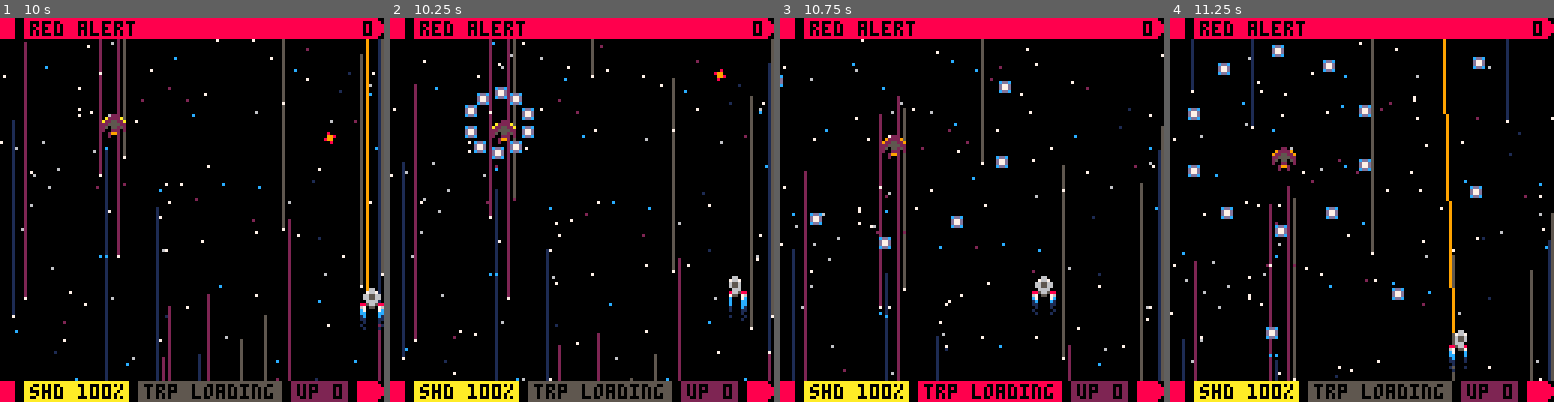
Above: before the commit, frames 1-4 (left to right).
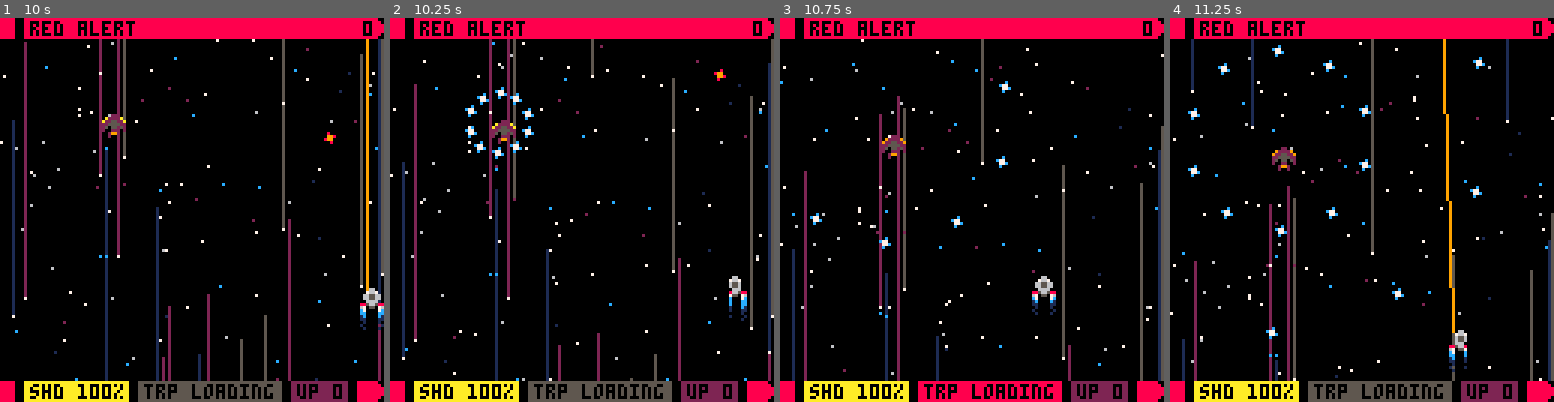
Above: after the commit, the same moments.

Repository: fab-industries/red-alert
Game: PICO-8 cartridge redalert.p8
Same seed, same stepped clock (60 frames per second), same inputs: the game is played once before the commit and once after it.
Inputs:
- Up to frame 1 (10 s): tap X (X key) at 0.33, 1.07, 1.85, 2.97, 4.08, 5.2, 6.32, 7.43, 8.55, 9.67 s; tap O (Z key) at 0.7, 1.7, 2.1, 2.5, 2.9, 3.3, 3.7, 4.1, 4.5, 4.9, 5.3, 5.7, 6.1, 6.5, 6.9, 7.3, 7.7, 8.1, 8.5, 8.9, 9.3, 9.7 s; hold Right 1.6-2.1 s; hold Up 2.15-2.42 s; hold Right 2.47-3.03 s; hold Left 3.08-3.58 s; hold Down 3.63-3.97 s; hold Right 4.02-4.68 s; hold Up 4.73-5.03 s; hold Left 5.08-5.68 s; hold Down 5.73-6.03 s; hold Right 6.08-6.58 s; hold Right 6.63-7.13 s; hold Up 7.18-7.45 s; hold Right 7.5-8.07 s; hold Left 8.12-8.62 s; hold Down 8.67-9 s; hold Right 9.05-9.72 s; hold Up from 9.77 s (still down)
- Up to frame 2 (10.25 s): release Up at 10.07 s; tap O (Z key) at 10.1 s; hold Left from 10.12 s (still down)
- Up to frame 3 (10.75 s): tap O (Z key) at 10.5 s; release Left at 10.72 s
- Up to frame 4 (11.25 s): hold Down 10.77-11.07 s; tap X (X key) at 10.78 s; tap O (Z key) at 10.9 s; hold Right from 11.12 s (still down)

Frame 1 is identical in both runs. In frame 2, 0.7% of the frame differs, in the area x 19-38%, y 17-37%; in frame 3, 0.4%; in frame 4, 1.0%, in the area x 4-83%, y 7-84%.

Commit message:
Generalised animation function for shots

Diff:
--- a/redalert.p8
+++ b/redalert.p8
@@ -7,7 +7,7 @@
 --[[
 
 todo (fix):
- 🅾️ spread shot animation
+ ❎ spread shot animation
  🅾️ emy movement overlap
  🅾️ enemy invuln fx
  🅾️ hit fx for all enemies
@@ -204,6 +204,7 @@
 	  newtorp.sx=0
 	  newtorp.sy=-3
 	  newtorp.flash=4
+	  newtorp.ani={4,5,6}
 	  newtorp.spr=4
 	  newtorp.colw=4
 	  newtorp.colh=4
@@ -574,7 +575,7 @@
  end
 
  --animate torpedo
- anim_torp()
+ anim(torps)
 
  --torpedo flash
  flash(ship,"torp")
@@ -594,9 +595,7 @@
  draw_part()
 
  --draw enemy shots
- for eshot in all(eshots) do
-  draw_spr(eshot)
- end
+ anim(eshots)
 
  --reset phaser target point
  if phend!=-128 and t%6==0 then
@@ -698,13 +697,12 @@
  spr(sp.spr,sp.x,sp.y,sp.sprw,sp.sprh)
 end
 
-function anim_torp()
- for mytorp in all(torps) do
-  local bspr={4,5,6}
-  mytorp.spr=bspr[t\1%3+1]
-  mytorp.sprw=1
-  mytorp.sprh=1
-  draw_spr(mytorp)
+function anim(obj)
+ for myobj in all(obj) do
+  myobj.spr=myobj.ani[t\1%#myobj.ani+1]
+  myobj.sprw=1
+  myobj.sprh=1
+  draw_spr(myobj)
  end
 end
 
@@ -1771,6 +1769,7 @@
 	 eshot.colw=8
 	 eshot.colh=6
 	 eshot.spr=75
+	 eshot.anim={75}
 	 add(eshots,eshot)
  else
   return
@@ -1804,6 +1803,7 @@
 	  eshot.colw=4
 	  eshot.colh=4
 	  eshot.spr=76
+	  eshot.ani={76,77,78}
 	  add(eshots,eshot)
 	 end
 
